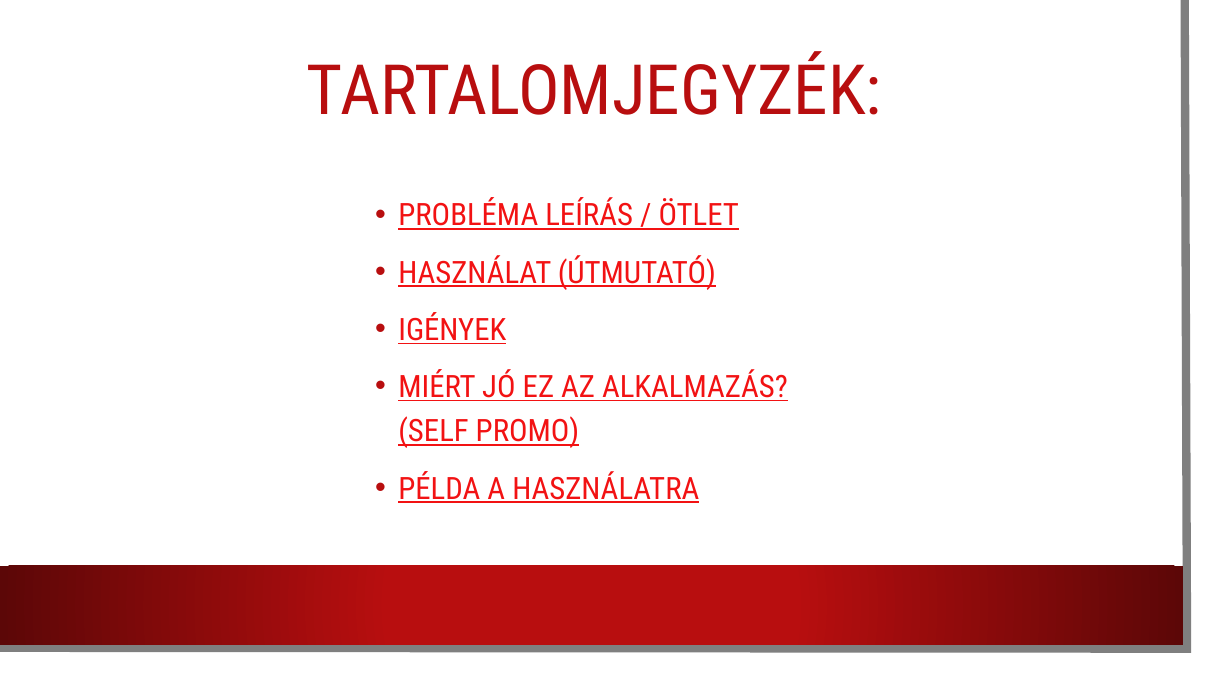
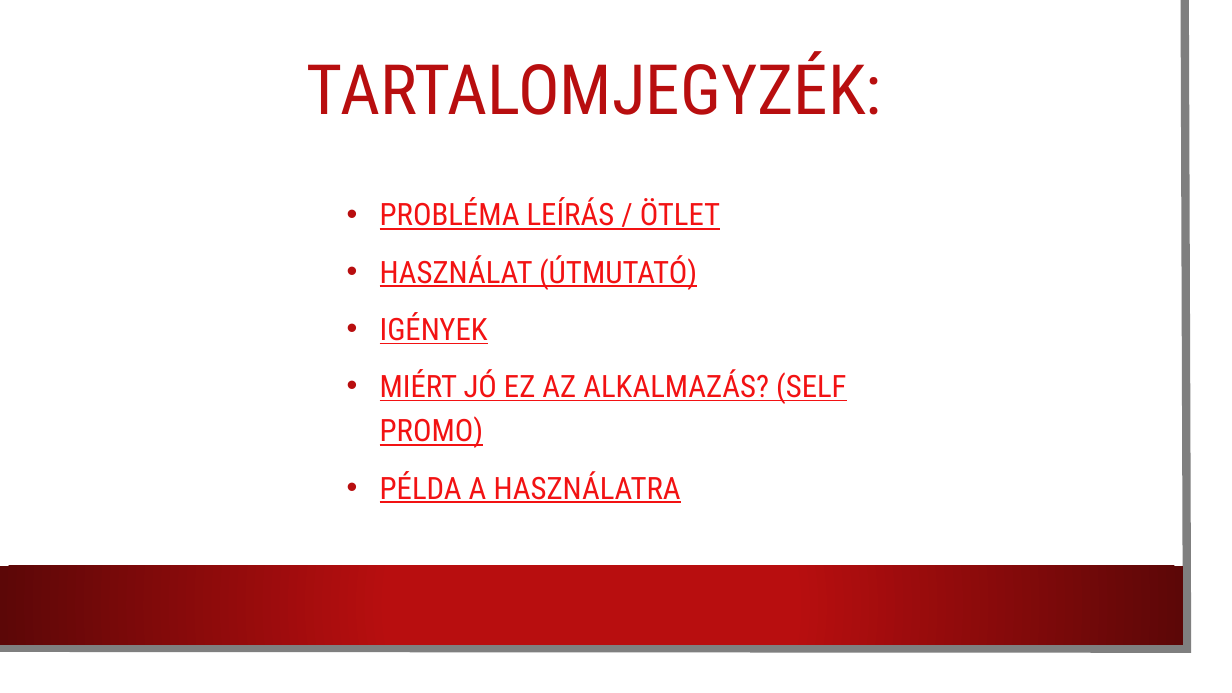
Before and after one commit to karpatililiana/Csapatmunka2.0, a slide deck: slide 2 of Programbemutató.pptx. Drawn at 1232x693 pixels with LibreOffice and Linux fonts; fonts in the diff are those of the drawing; background and template pictures are left out. Boxes give left, top, right and bottom in pixels: in the first picture for what was removed or moved away, otherwise in the second. Text is boxed around its words. In the diff, an @@ line names an element or a change of style, - is before the commit and + after.

```diff
--- a/Programbemutató.pptx
+++ b/Programbemutató.pptx
@@ text "PROBLÉMA LEÍRÁS / ÖTLET": place and size @@
-text "PROBLÉMA LEÍRÁS / ÖTLET" at <box>398,198,788,503</box>
+text "PROBLÉMA LEÍRÁS / ÖTLET" at <box>380,198,846,503</box>
@@ text "PROBLÉMA LEÍRÁS / ÖTLET" at <box>380,198,846,503</box>: indent changed @@
```
Also in this commit, not shown: 4 other slides changed, 2 slides added, 2 slides removed.
